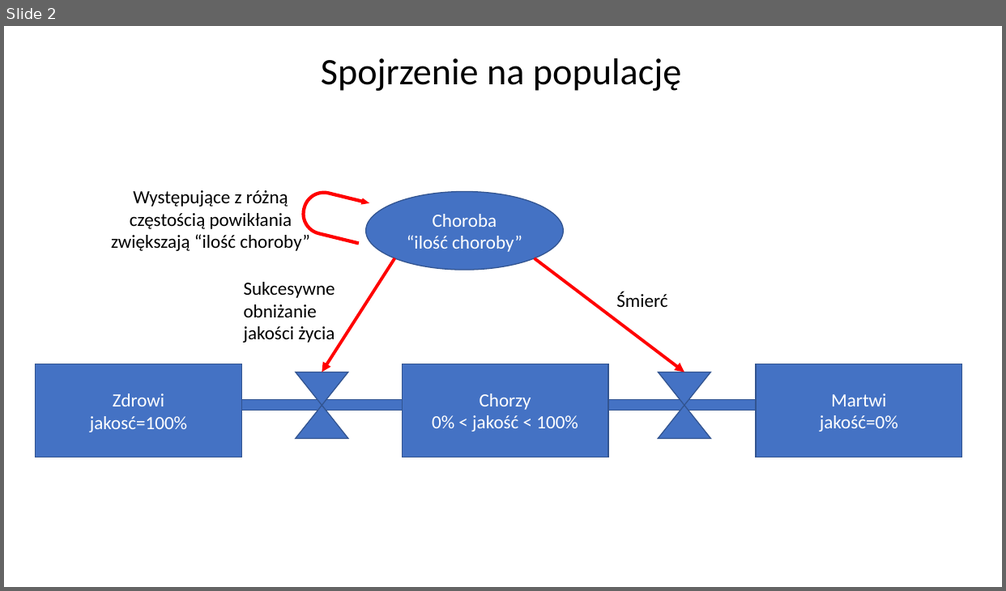
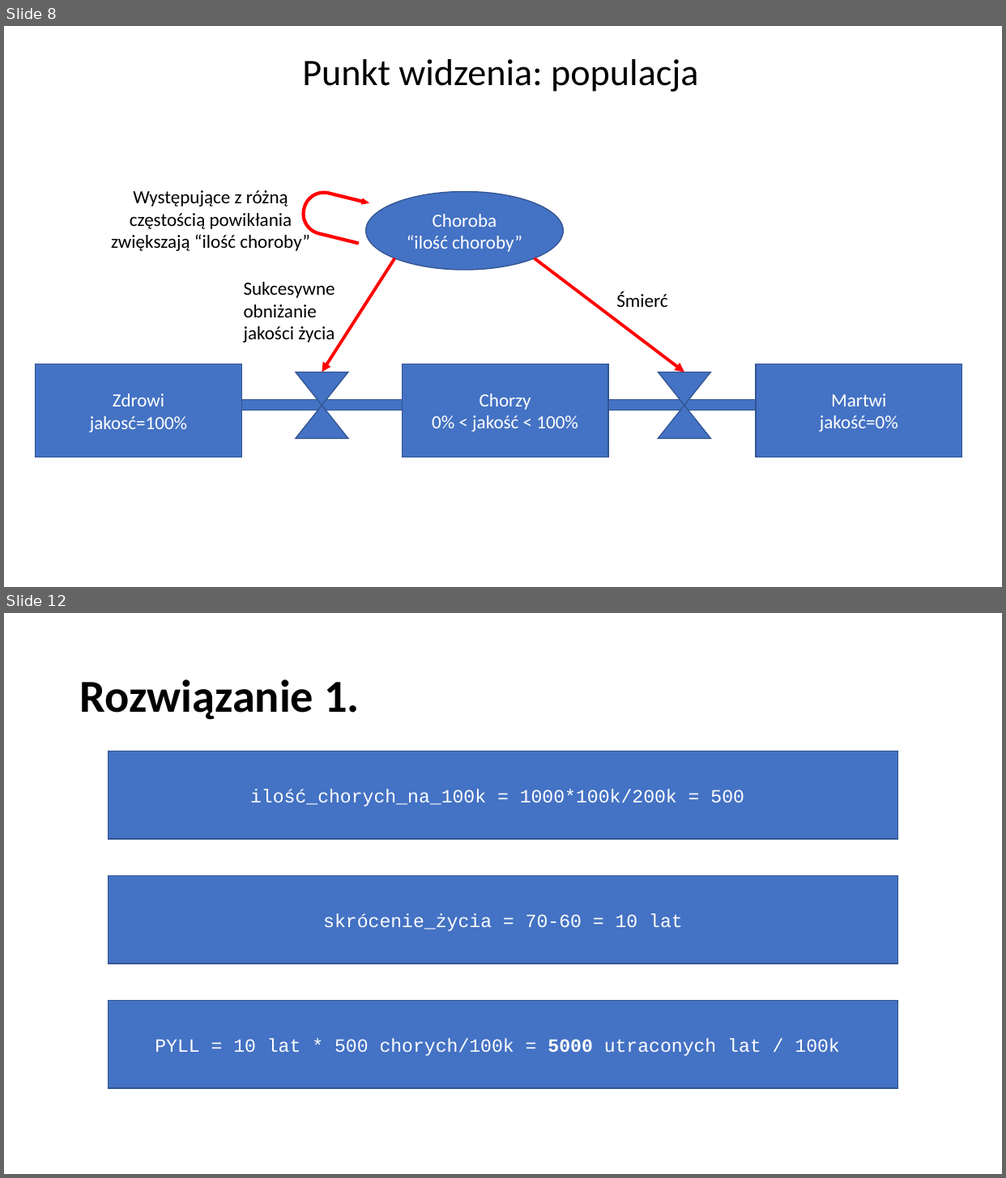
Before and after one commit to Jblew/medical-data-science, a slide deck: QALY i DALY ćwiczenia PL/QALY i DALY ćwiczenia PL diagramy.pptx. Shown one above the other, each under a label of ours: slide 2 before the commit, slides 8 and 12 after it; the slides between them are not shown. The pictures are 1006x591 and 1006x1178 pixels, drawn with LibreOffice and Linux fonts; fonts in the diff are those of the drawing. Boxes give left, top, right and bottom in pixels: in the first picture for what was removed or moved away, otherwise in the second. Text is boxed around its words. In the diff, an @@ line names an element or a change of style, - is before the commit and + after.

```diff
--- a/QALY i DALY ćwiczenia PL/QALY i DALY ćwiczenia PL diagramy.pptx
+++ b/QALY i DALY ćwiczenia PL/QALY i DALY ćwiczenia PL diagramy.pptx
@@ slide 12 added at (4, 613, 1002, 1174), background #FFFFFF @@
@@ title added at (80, 679, 360, 720), 44 pt, text #000000, bold @@
+Rozwiązanie 1.
@@ rectangle added at (108, 752, 898, 839), fill #4472C4, outline #325491 1 pt, 18 pt, text #FFFFFF @@
+ilość_chorych_na_100k = 1000*100k/200k = 500
@@ rectangle added at (108, 876, 898, 964), fill #4472C4, outline #325491 1 pt, 18 pt, text #FFFFFF @@
+skrócenie_życia = 70-60 = 10 lat
@@ rectangle added at (108, 1001, 898, 1088), fill #4472C4, outline #325491 1 pt, 18 pt, text #FFFFFF @@
+PYLL = 10 lat * 500 chorych/100k = 5000 utraconych lat / 100k
@@ what was slide 2 is now slide 8 @@
@@ slide 8 changed as well @@
@@ text at (302, 59, 698, 92): text changed @@
-Spojrzenie na populację
+Punkt widzenia: populacja
```
Also in this commit, not shown: 3 other slides changed, 41 other slides added, 2 other files.
